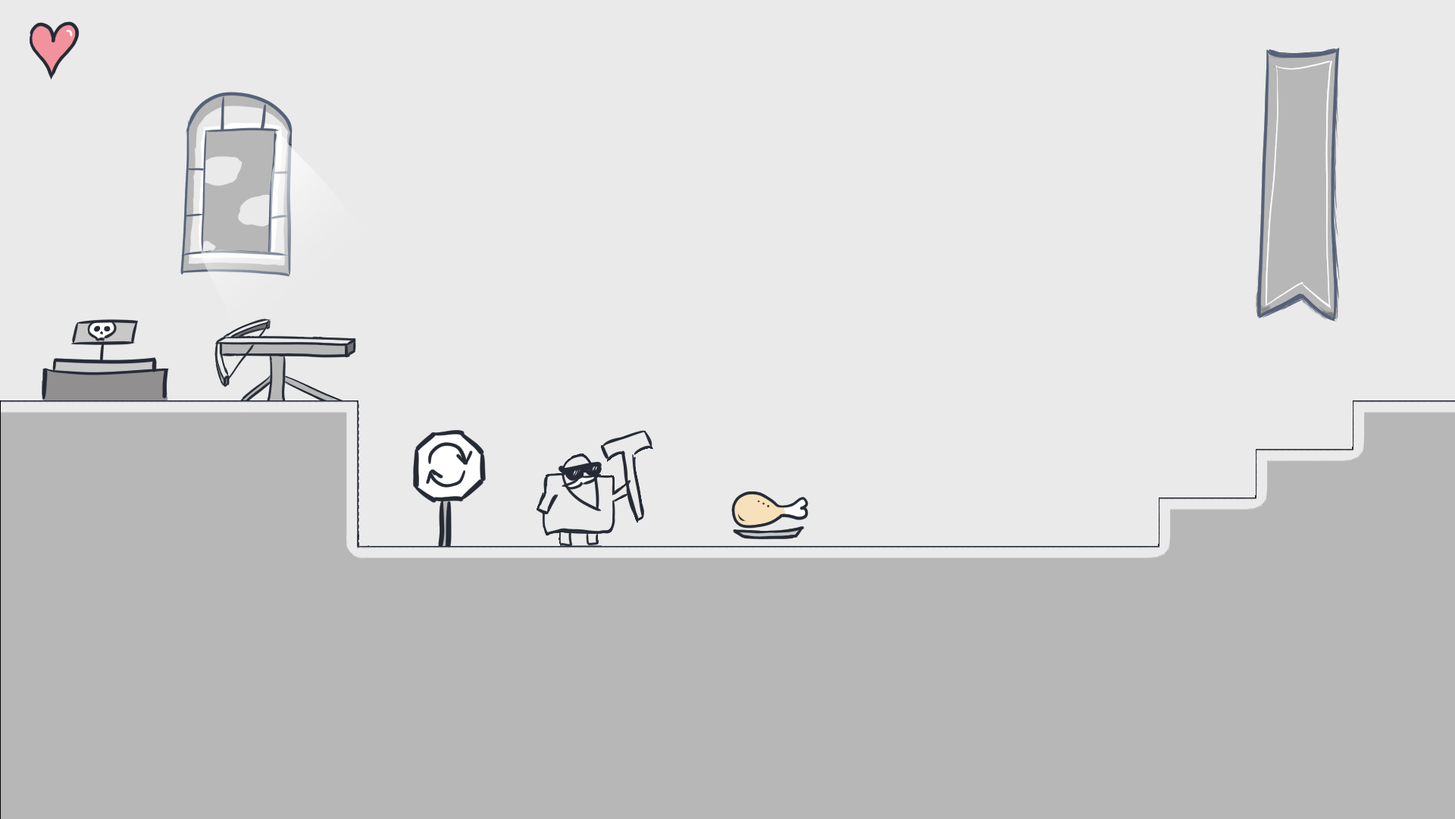
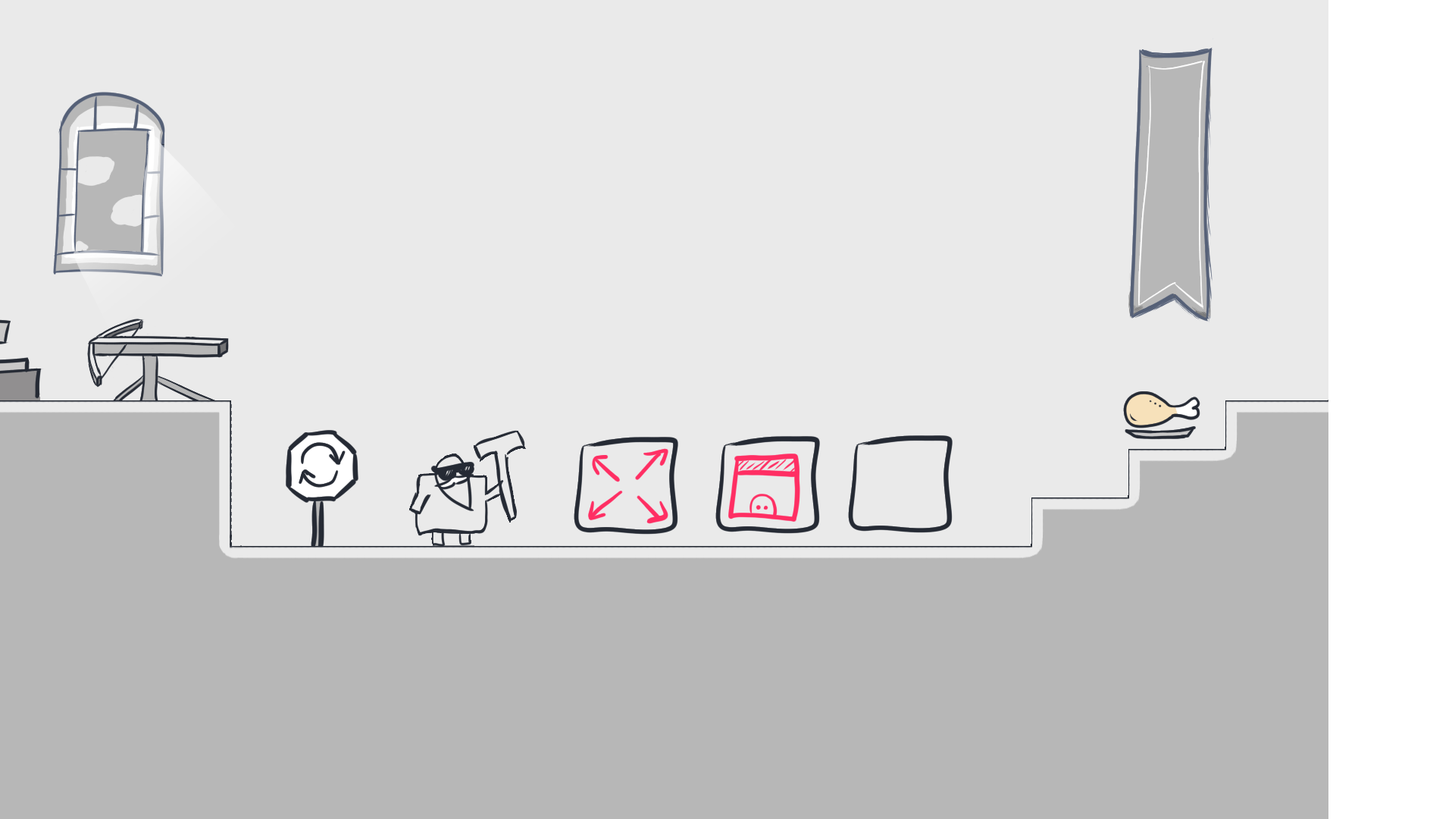
Two versions of the same layered image (1455 x 819). Layer-by-layer changes:
added layer "Minimalize" above "Window" over [826, 435, 971, 549]
added layer "Window" above "FullScreen" over [694, 435, 840, 549]
added layer "FullScreen" above "File Layer 1" over [551, 436, 697, 549]
painted on "map with character" over [0, 0, 1455, 819]
painted on "Background" over [0, 0, 1455, 819]
